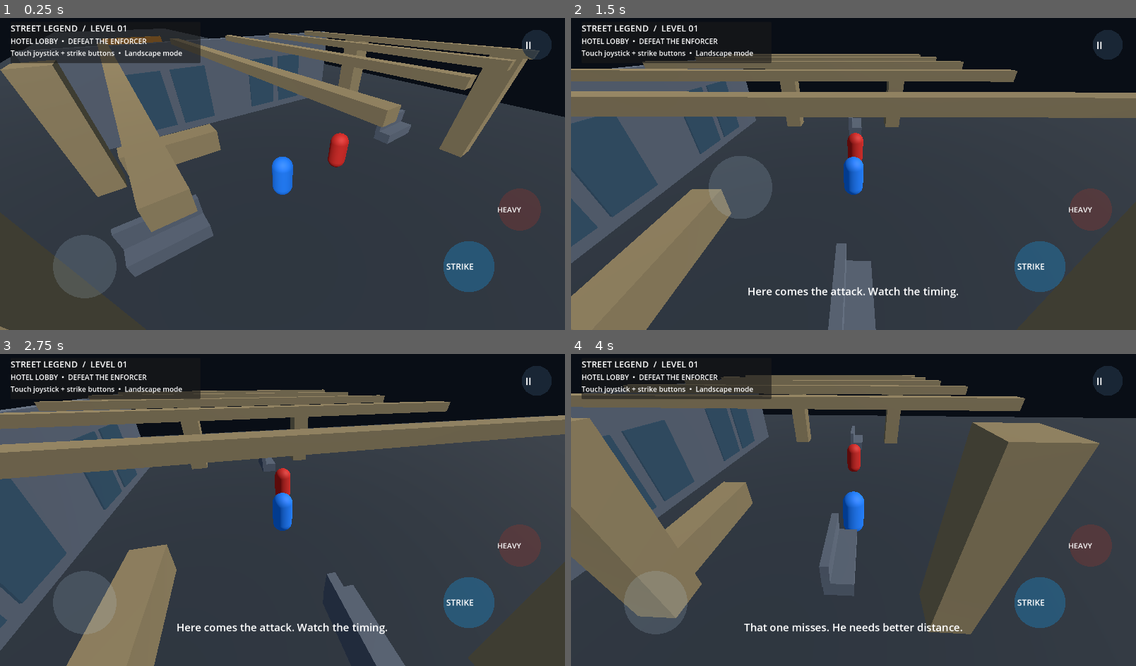
Above: before the commit, frames 1-4 (two rows, left to right).
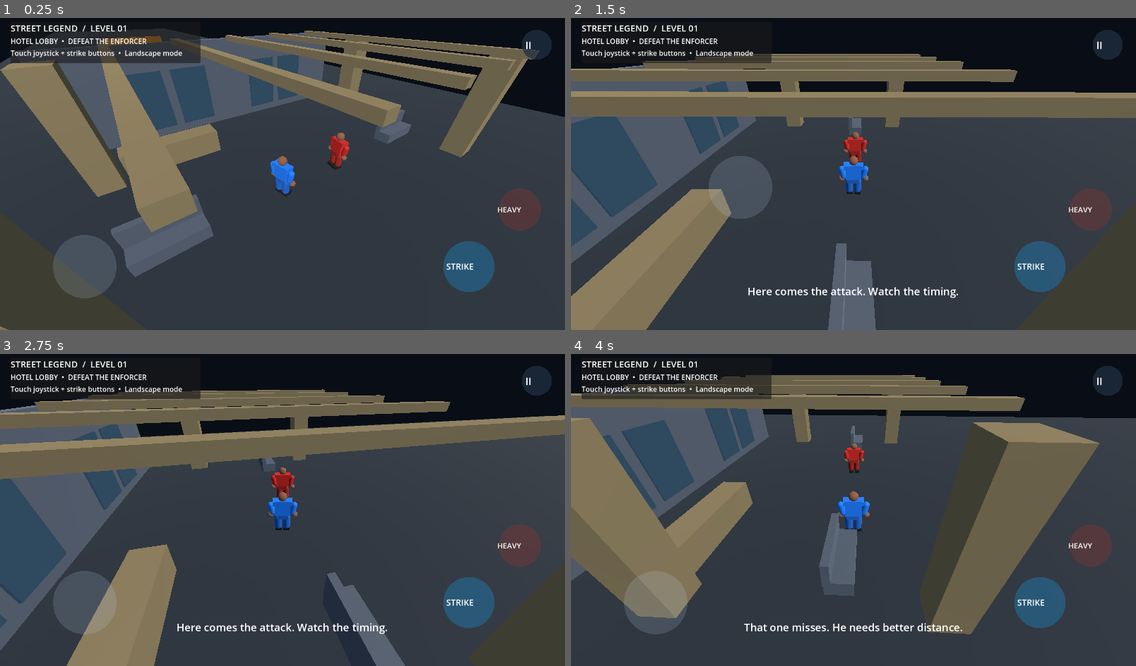
Above: after the commit, the same moments.

Repository: bensonwanimo92-coder/CHENJENI-FRIENDS
Game: Godot game, scene res://scenes/main.tscn
Two runs of this game, one before a commit and one after it. Both use one fixed random seed, a clock stepped at 60 frames per second and the inputs below.
Inputs (mouse positions are in pixels of both pictures, inside the frame that each line leads up to):
- Up to frame 1 (0.25 s): no input
- Up to frame 2 (1.5 s): tap Enter (ui_accept) at 0.5, 0.77 s; move the mouse to (977, 155) at 0.52 s; hold D (move_right) 0.53-1.25 s; tap Space (attack) at 0.6 s; click (977, 155) at 0.67 s; drag from (740, 186) to (825, 236) at 1.27 s
- Up to frame 3 (2.75 s): move the mouse to (339, 438) at 2.02 s; hold D (move_right) from 2.03 s (still down); tap Space (attack) at 2.1 s
- Up to frame 4 (4 s): release D (move_right) at 2.75 s; drag from (825, 572) to (684, 460) at 2.77 s; move the mouse to (1023, 553) at 3.52 s; hold A (move_left) from 3.53 s (still down); tap Space (attack) at 3.6 s; tap Enter (ui_accept) at 3.77 s

The runs differ from the first frame. In frame 1, 0.5% of the frame differs, in the area x 47-62%, y 36-58%; in frame 2, 0.5%; in frame 3, 0.6%, in the area x 47-53%, y 36-57%; in frame 4, 0.6%.

Commit message:
Replace capsule fighters with articulated low-poly silhouettes

Diff:
--- a/StreetLegendGodot/scripts/main.gd
+++ b/StreetLegendGodot/scripts/main.gd
@@ -134,19 +134,7 @@
 	body.set_script(FighterScript if is_player else EnemyScript)
 	body.set("is_player", is_player)
 	body.set("display_name", label)
-	var capsule := CapsuleMesh.new()
-	capsule.radius = 0.42
-	capsule.height = 1.8
-	var mesh := MeshInstance3D.new()
-	mesh.name = "PlaceholderBody"
-	mesh.mesh = capsule
-	var material := StandardMaterial3D.new()
-	material.albedo_color = tint
-	material.metallic = 0.05
-	material.roughness = 0.72
-	mesh.material_override = material
-	mesh.position.y = 0.9
-	body.add_child(mesh)
+	_build_fighter_visual(body, tint, is_player)
 	var animation_driver := Node.new()
 	animation_driver.name = "AnimationDriver"
 	animation_driver.set_script(AnimationDriverScript)
@@ -369,3 +357,83 @@
 		beam.position = Vector3(x, 5.1, -2.0)
 		beam.material_override = trim_mat
 		add_child(beam)
+
+func _build_fighter_visual(root: Node3D, tint: Color, is_player: bool) -> void:
+	# Stylized articulated placeholder silhouette built from distinct body parts (not a capsule).
+	var skin := Color(0.48, 0.31, 0.22)
+	var outfit := tint.darkened(0.22)
+	var accent := tint.lightened(0.28)
+	var head := MeshInstance3D.new()
+	head.name = "Head"
+	var headmesh := SphereMesh.new()
+	headmesh.radius = 0.19
+	headmesh.height = 0.38
+	head.mesh = headmesh
+	head.position = Vector3(0, 1.67, 0)
+	var skinmat := StandardMaterial3D.new()
+	skinmat.albedo_color = skin
+	head.material_override = skinmat
+	root.add_child(head)
+	var torso := MeshInstance3D.new()
+	torso.name = "Torso"
+	var chest := BoxMesh.new()
+	chest.size = Vector3(0.66, 0.68, 0.34)
+	torso.mesh = chest
+	torso.position = Vector3(0, 1.18, 0)
+	var clothmat := StandardMaterial3D.new()
+	clothmat.albedo_color = tint
+	clothmat.roughness = 0.82
+	torso.material_override = clothmat
+	root.add_child(torso)
+	var hips := MeshInstance3D.new()
+	var hipmesh := BoxMesh.new()
+	hipmesh.size = Vector3(0.48, 0.28, 0.32)
+	hips.mesh = hipmesh
+	hips.position.y = 0.78
+	var pantsmat := StandardMaterial3D.new()
+	pantsmat.albedo_color = outfit
+	hips.material_override = pantsmat
+	root.add_child(hips)
+	for side in [-1.0, 1.0]:
+		var arm := MeshInstance3D.new()
+		var armmesh := CapsuleMesh.new()
+		armmesh.radius = 0.13
+		armmesh.height = 0.62
+		arm.mesh = armmesh
+		arm.position = Vector3(side * 0.46, 1.12, 0.02)
+		arm.rotation.z = side * -0.22
+		arm.material_override = clothmat
+		root.add_child(arm)
+		var hand := MeshInstance3D.new()
+		var handmesh := SphereMesh.new()
+		handmesh.radius = 0.13
+		handmesh.height = 0.24
+		hand.mesh = handmesh
+		hand.position = Vector3(side * 0.52, 0.79, -0.03)
+		hand.material_override = skinmat
+		root.add_child(hand)
+		var leg := MeshInstance3D.new()
+		var legmesh := CapsuleMesh.new()
+		legmesh.radius = 0.16
+		legmesh.height = 0.72
+		leg.mesh = legmesh
+		leg.position = Vector3(side * 0.18, 0.42, 0.0)
+		leg.material_override = pantsmat
+		root.add_child(leg)
+		var boot := MeshInstance3D.new()
+		var bootmesh := BoxMesh.new()
+		bootmesh.size = Vector3(0.28, 0.14, 0.38)
+		boot.mesh = bootmesh
+		boot.position = Vector3(side * 0.18, 0.08, -0.07)
+		var bootmat := StandardMaterial3D.new()
+		bootmat.albedo_color = Color(0.06, 0.055, 0.045)
+		boot.material_override = bootmat
+		root.add_child(boot)
+	# Shoulder accents make the player and enemies easier to read at distance.
+	var shoulder := MeshInstance3D.new()
+	var shoulder_mesh := BoxMesh.new()
+	shoulder_mesh.size = Vector3(0.82, 0.16, 0.38)
+	shoulder.mesh = shoulder_mesh
+	shoulder.position.y = 1.43
+	shoulder.material_override = clothmat
+	root.add_child(shoulder)
